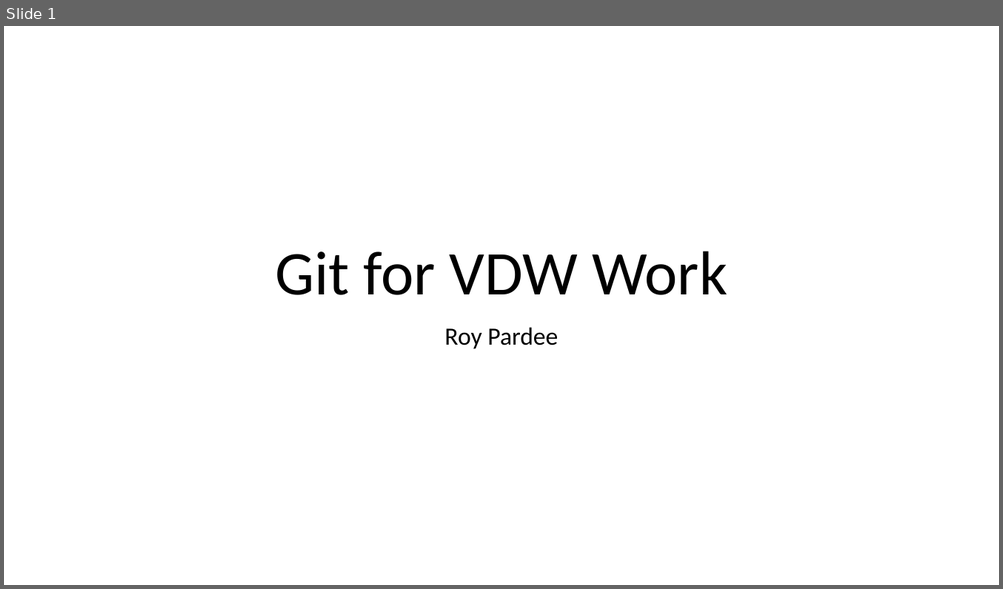
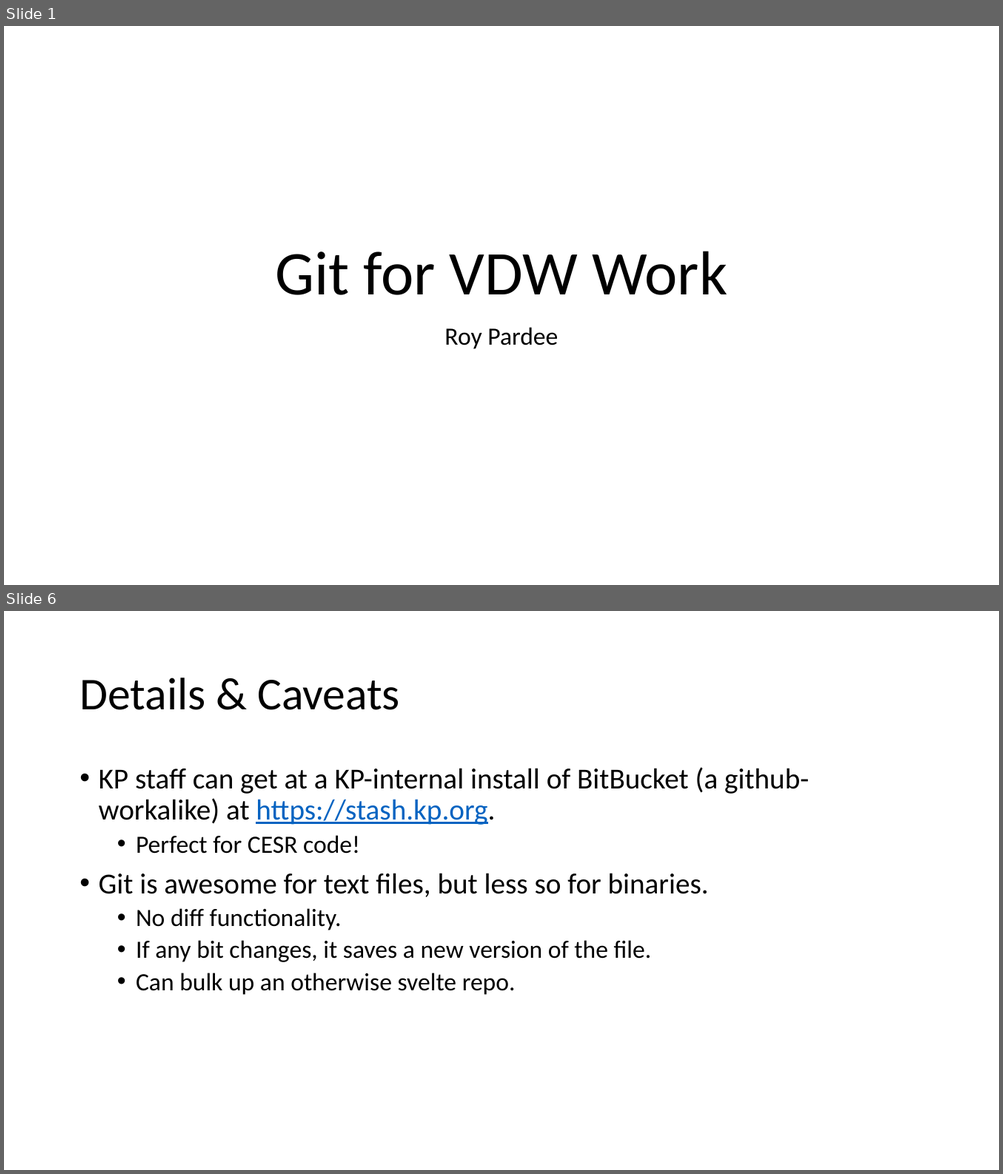
Before and after one commit to rpardee/git_demo, a slide deck: new_git.pptx. Shown one above the other, each under a label of ours: slide 1 before the commit, slides 1 and 6 after it; the slides between them are not shown. The pictures are 1003x589 and 1003x1174 pixels, drawn with LibreOffice and Linux fonts; fonts in the diff are those of the drawing. Boxes give left, top, right and bottom in pixels: in the first picture for what was removed or moved away, otherwise in the second. Text is boxed around its words. In the diff, an @@ line names an element or a change of style, - is before the commit and + after.

```diff
--- a/new_git.pptx
+++ b/new_git.pptx
@@ slide 6 added at (4,611,999,1170), background #FFFFFF @@
@@ title added at (79,678,400,710), 44 pt, text #000000 @@
+Details & Caveats
@@ text added at (99,767,808,995), 28 pt, text #000000 @@
+• KP staff can get at a KP-internal install of BitBucket (a github-workalike) at https://stash.kp.org.
+  • Perfect for CESR code!
+• Git is awesome for text files, but less so for binaries.
+  • No diff functionality.
+  • If any bit changes, it saves a new version of the file.
+  • Can bulk up an otherwise svelte repo.
```
Also in this commit, not shown: 3 slides changed, 1 other slide added, 1 other file.
